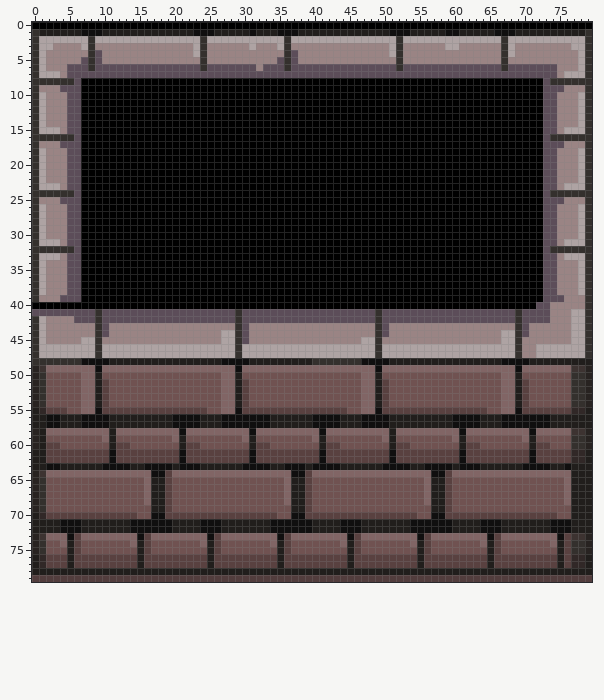
Two states of a sprite sheet, Graphics/Finished_walls/WallPillar80x80.png. This is how it looked before the edit.
The file is 80x80 pixels. Colours within 5 levels of each other are drawn and written as one.
And afterwards:
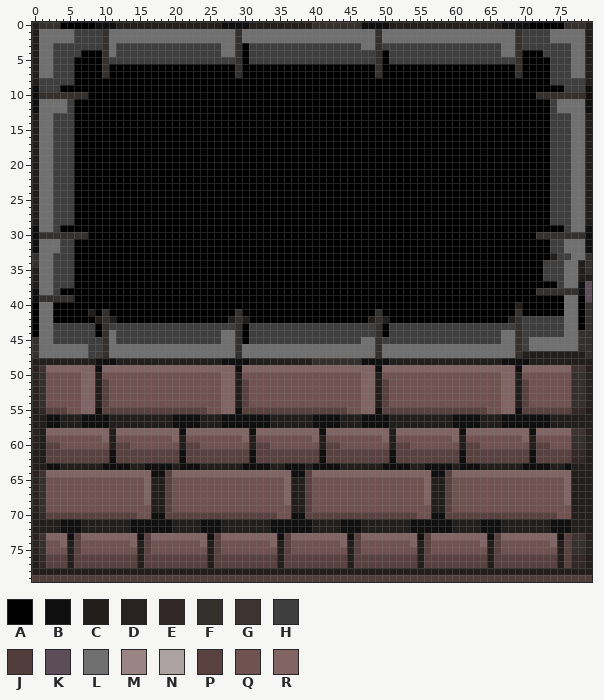
Palette (. is transparent): A #000000  B #100f0f  C #211e1c  D #282321  E #312827  F #34302d  G #3d3331  H #3e3e3e  J #523d3d  K #5c4d59  L #707070  M #9a8484  N #aea3a3  P #594140  Q #705251  R #816565
The edit:
Changed rows in their new state; - is an unchanged pixel.
first column x 0:
 0 CFFF-----BBBCCCCCCCCCCCCCCCBBBBCCCCCCCCCFFFFFFFBBBBCCCCCCCCCCCCCCCCBBBB-----FFFC
 1 CLLLLLHHHHFLLLLLLLLLLLLLLLLLLFLLLLLLLLLLLLLLLLLLLFLLLLLLLLLLLLLLLLLLLFHHHHLLLLLC
 2 CLLLLLHHHHFLLLLLLLLLLLLLLLLLLFLLLLLLLLLLLLLLLLLLLFLLLLLLLLLLLLLLLLLLLFHHHHLLLLLC
 3 CLLHHHHHHHFLHHHHHHHHHHHHHHHLLFAHHHHHHHHHHHHHHHHLLFHHHHHHHHHHHHHHHHHLLFHHHHHHHLLC
 4 CLLHHHHAAAFLHHHHHHHHHHHHHHHLLFAHHHHHHHHHHHHHHHHHHFAHHHHHHHHHHHHHHHHLLFAAAHHHHLLC
 5 CLLHHHAAAAFHHHHHHHHHHHHHHHHHHFAHHHHHHHHHHHHHHHHHHFAHHHHHHHHHHHHHHHHHHFAAAAHHHLLC
 6 CLLHHHAAAAFAAAAAAAAAAAAAAAAAAFAAAAAAAAAAAAAAAAAAAFAAAAAAAAAAAAAAAAAAAFAAAAHHHLLC
 7 CLLHHHAAAAFAAAAAAAAAAAAAAAAAAFAAAAAAAAAAAAAAAAAAAFAAAAAAAAAAAAAAAAAAAFAAAAHHHLLC
 8 CHHHHHA------------------------------------------------------------------AHHHHHC
 9 BHHHAAA------------------------------------------------------------------AAAHHHB
10 BFFFFFFF----------------------------------------------------------------FFFFFFFB
11 BLLLLHA------------------------------------------------------------------AHLLLLB
12 BLLLLHA------------------------------------------------------------------AHLLLLB
13 CLLHHHA------------------------------------------------------------------AHHHLLC
14 CLLHHHA------------------------------------------------------------------AHHHLLC
15 CLLHHHA------------------------------------------------------------------AHHHLLC
16 CLLHHHA------------------------------------------------------------------AHHHLLC
17 CLLHHHA------------------------------------------------------------------AHHHLLC
18 CLLHHHA------------------------------------------------------------------AHHHLLC
19 CLLHHHA------------------------------------------------------------------AHHHLLC
20 CLLHHHA------------------------------------------------------------------AHHHLLC
21 CLLHHHA------------------------------------------------------------------AHHHLLC
22 CLLHHHA------------------------------------------------------------------AHHHLLC
23 CLLHHHA------------------------------------------------------------------AHHHLLC
24 CLLHHHA------------------------------------------------------------------AHHHLLC
25 CLLHHHA------------------------------------------------------------------AHHHLLC
26 CLLHHHA------------------------------------------------------------------AHHHLLC
27 CLLHHHA------------------------------------------------------------------AHHHLLC
28 CLLHHHA------------------------------------------------------------------AHHHLLC
29 BLLHAAA------------------------------------------------------------------AAAHLLB
30 BFFFFFFF----------------------------------------------------------------FFFFFFFB
31 BLLLHHA------------------------------------------------------------------AHHLLLB
32 BLLLHHA------------------------------------------------------------------AHHLLLB
33 -LLHHHA------------------------------------------------------------------ACHHLL-
34 -LLHHHA------------------------------------------------------------------HHHLLC-
35 CLLHHHA------------------------------------------------------------------HHHLLC-
36 CLLHHHA------------------------------------------------------------------HHHLLCC
37 CLLHHHA------------------------------------------------------------------AAHLLBK
38 BLLHAAA-----------------------------------------------------------------FFFFFFBK
39 BFFFFFA------------------------------------------------------------------AAALLAK
40 -LL------------------------------------------------------------------C--AAAALLA-
41 ALLAAAAACAFAAAAAAAAAAAAAAAAAA-AAAAAAAAAAAAAAAAAAA-AAAAAAAAAAAAAAAAAAA-AAAAAALLA-
42 ALLAAAAAACFCAAAAAAAAAAAAAAAAC-CAAAAAAAAAAAAAAAAAC-CAAAAAAAAAAAAAAAAAC-HHHHHHLLA-
43 ALLHHHHHHAFHHHHHHHHHHHHHHHHHH-AHHHHHHHHHHHHHHHHHH-AHHHHHHHHHHHHHHHHHH-HHHHHHLLA-
44 ALLHHHHHHAFLHHHHHHHHHHHHHHHLL-AHHHHHHHHHHHHHHHHHH-AHHHHHHHHHHHHHHHHLL-HHHHHHLLF-
45 -LLHHHHHHHFLHHHHHHHHHHHHHHHLL-AHHHHHHHHHHHHHHHHLL-HHHHHHHHHHHHHHHHHLL-HLLLLLLLF-
46 -LLLLLLLHHFLLLLLLLLLLLLLLLLLL-LLLLLLLLLLLLLLLLLLL-LLLLLLLLLLLLLLLLLLL-HLLLLLLLF-
47 -LLLLLLLHHFLLLLLLLLLLLLLLLLLL-LLLLLLLLLLLLLLLLLLL-LLLLLLLLLLLLLLLLLLL-CCCCCCCCC-
48 CCCCCCCCC--B--------------------------------------------------------------------
Pixel boxes of the changes (left, top, right, bottom) in both pictures:
changed: (32, 22, 592, 365)
